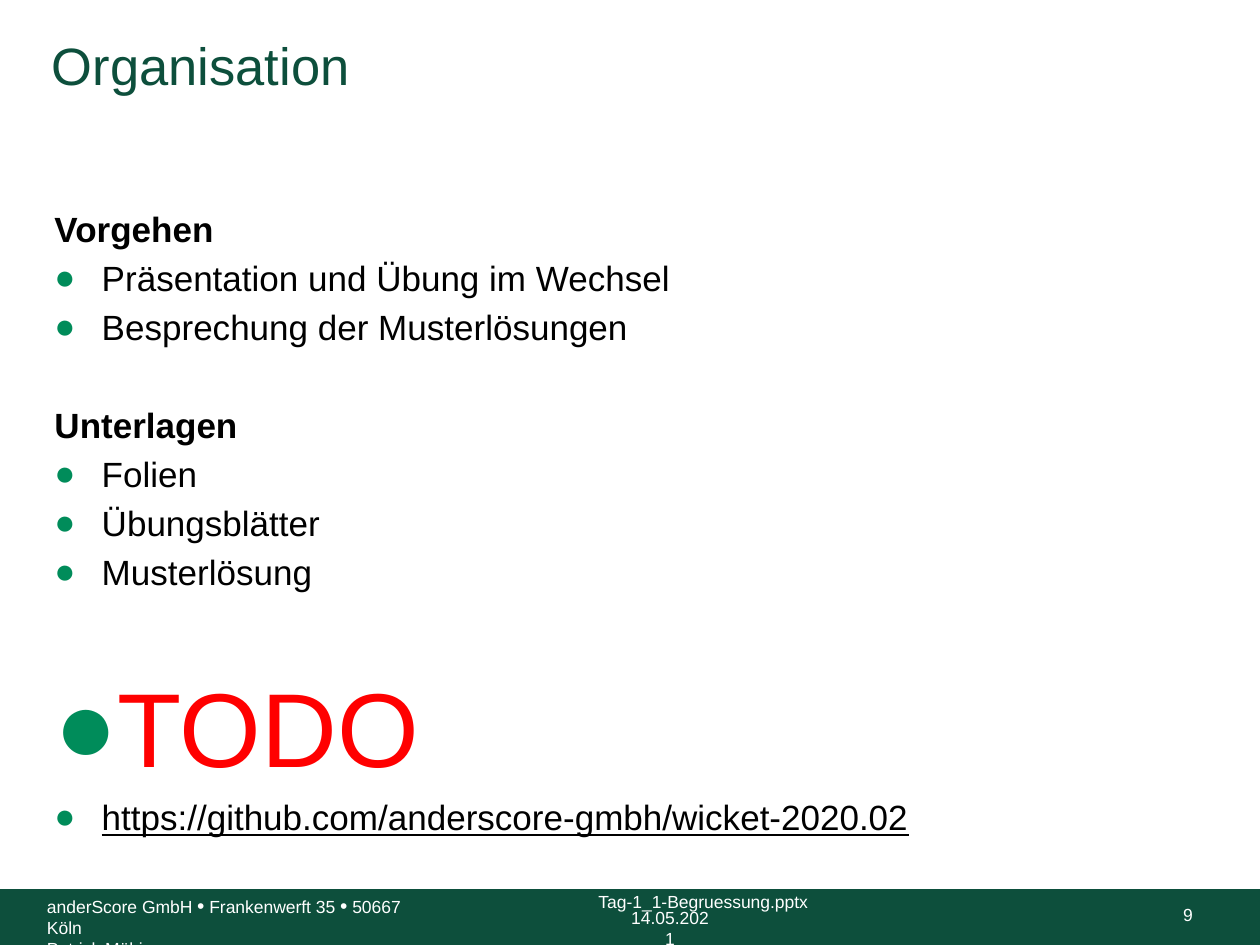
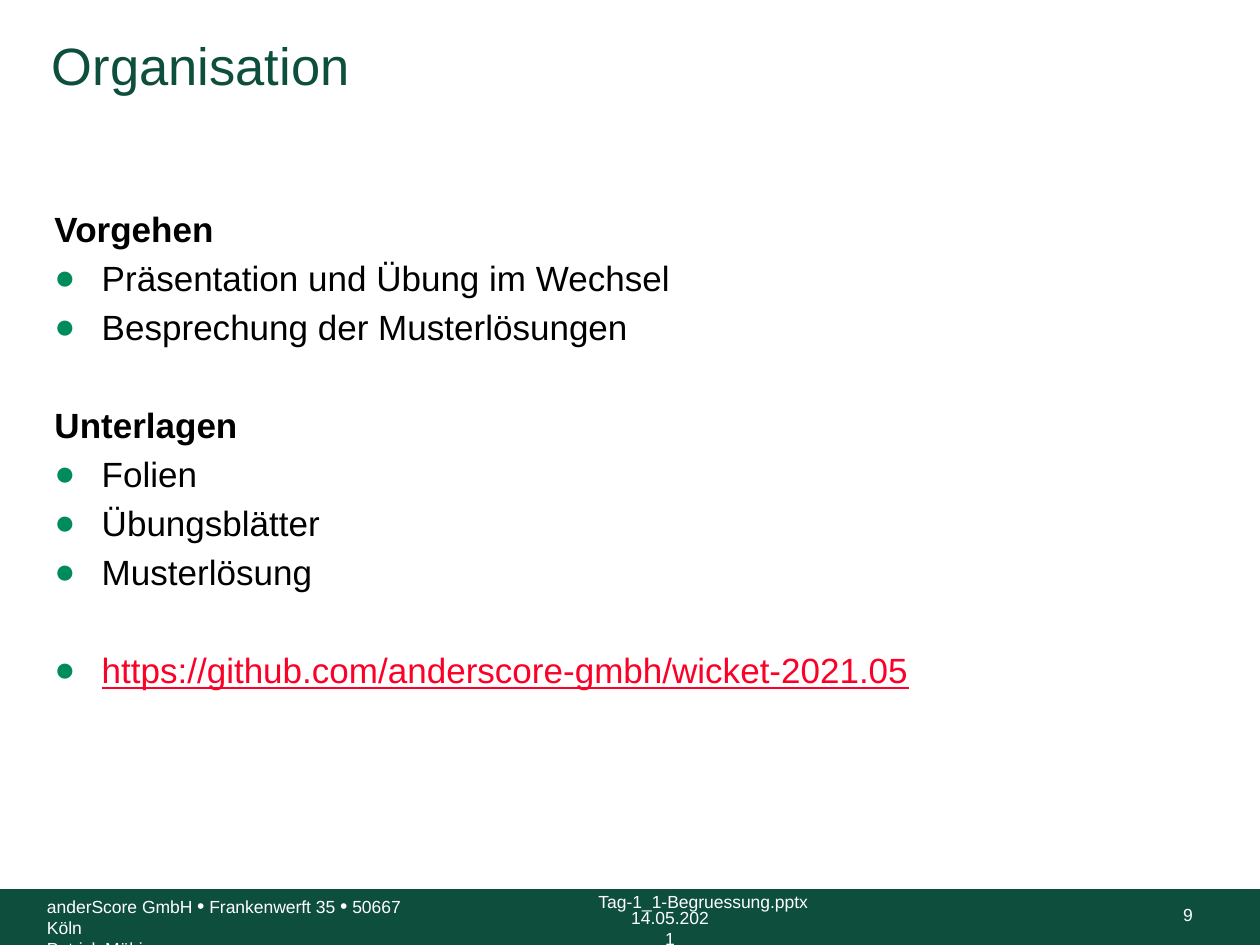
Before and after one commit to anderscore-gmbh/wicket-training, a slide deck: slide 9 of slides/Tag-1_1-Begruessung.pptx. Drawn at 1260x945 pixels with LibreOffice and Linux fonts; fonts in the diff are those of the drawing; background and template pictures are left out. Boxes give left, top, right and bottom in pixels: in the first picture for what was removed or moved away, otherwise in the second. Text is boxed around its words. In the diff, an @@ line names an element or a change of style, - is before the commit and + after.

Commit message:
Update github link

```diff
--- a/slides/Tag-1_1-Begruessung.pptx
+++ b/slides/Tag-1_1-Begruessung.pptx
@@ text at (x1=102, y1=657, x2=908, y2=690): text changed; text colour #000000 to #FC0128 @@
-  ● TODO
-  ● https://github.com/anderscore-gmbh/wicket-2020.02
+  ● https://github.com/anderscore-gmbh/wicket-2021.05
```
